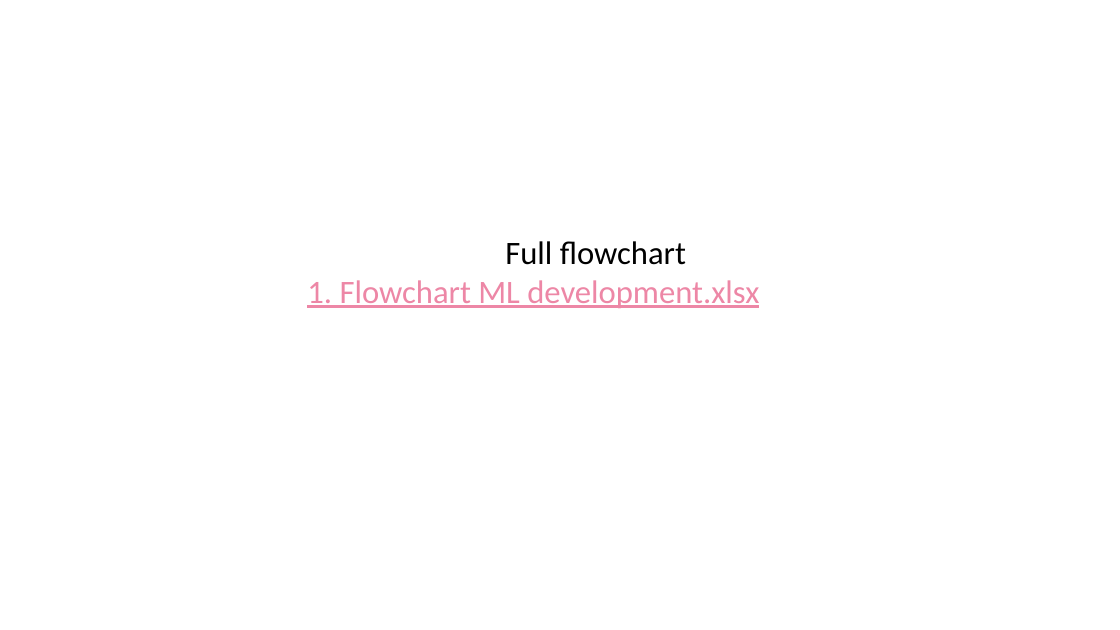
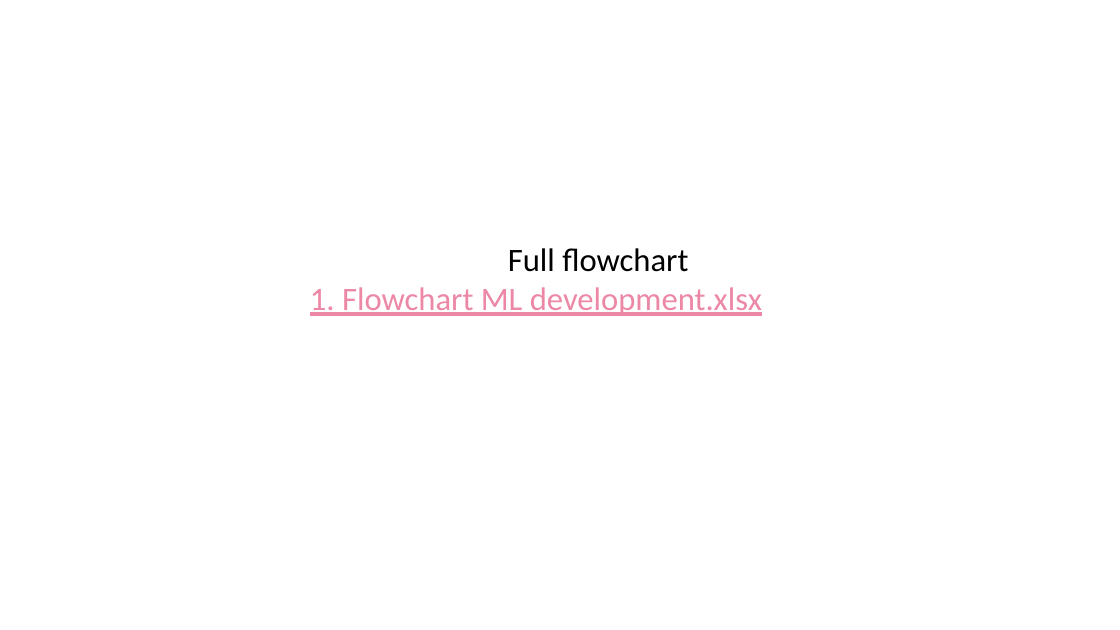
Before and after one commit to Syaziyah30/DeviceCluster, a slide deck: slide 7 of 1.training_model/supplementary/Device Identifier 20260717.pptx. Drawn at 1120x630 pixels with LibreOffice and Linux fonts; fonts in the diff are those of the drawing. Boxes give left, top, right and bottom in pixels: in the first picture for what was removed or moved away, otherwise in the second. Text is boxed around its words. In the diff, an @@ line names an element or a change of style, - is before the commit and + after.

Commit message:
update flowchart

```diff
--- a/1.training_model/supplementary/Device Identifier 20260717.pptx
+++ b/1.training_model/supplementary/Device Identifier 20260717.pptx
@@ text "Full flowchart" moved from (x1=307, y1=241, x2=759, y2=308) to (x1=310, y1=248, x2=762, y2=316) @@
```
Also in this commit, not shown: 1 other file.
